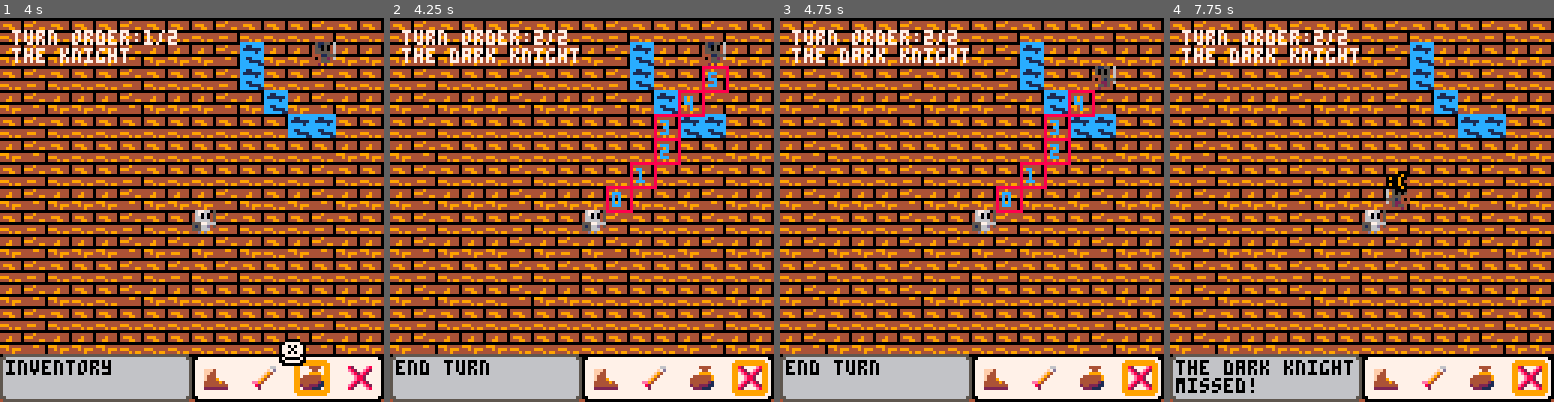
Above: before the commit, frames 1-4 (left to right).
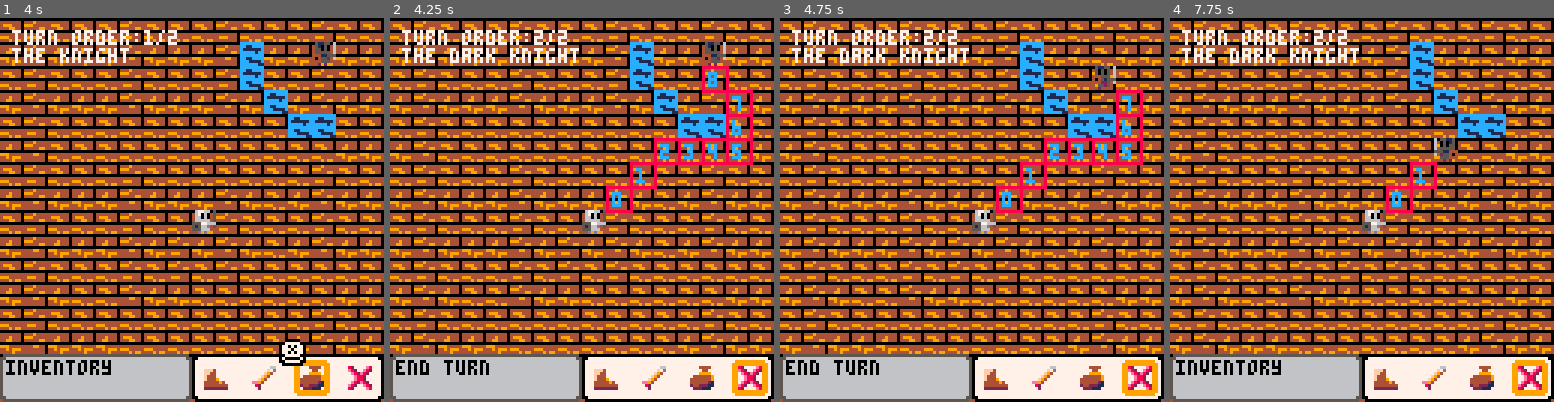
Above: after the commit, the same moments.

Repository: graphitical/d8-knight
Game: PICO-8 cartridge main.p8
Same seed, same stepped clock (60 frames per second), same inputs: the game is played once before the commit and once after it.
Inputs:
- Up to frame 1 (4 s): tap X (X key) at 0.33, 1.07, 1.85, 2.97 s; tap O (Z key) at 0.7, 1.7, 2.1, 2.5, 2.9, 3.3, 3.7 s; hold Right 1.6-2.1 s; hold Up 2.15-2.42 s; hold Right 2.47-3.03 s; hold Left 3.08-3.58 s; hold Down 3.63-3.97 s
- Up to frame 2 (4.25 s): hold Right from 4.02 s (still down); tap X (X key) at 4.08 s; tap O (Z key) at 4.1 s
- Up to frame 3 (4.75 s): tap O (Z key) at 4.5 s; release Right at 4.68 s; hold Up from 4.73 s (still down)
- Up to frame 4 (7.75 s): tap O (Z key) every 0.4 s from 4.9 to 7.7 s; release Up at 5.03 s; hold Left 5.08-5.68 s; tap X (X key) at 5.2, 6.32, 7.43 s; hold Down 5.73-6.03 s; hold Right 6.08-6.58 s; hold Right 6.63-7.13 s; hold Up 7.18-7.45 s; hold Right from 7.5 s (still down)

Frame 1 is identical in both runs. In frame 2, 1.4% of the frame differs, in the area x 68-95%, y 14-39%; in frame 3, 1.4%; in frame 4, 2.1%, in the area x 1-75%, y 31-98%.

Commit message:
get_neighbors: prevent moves around corners

Diff:
--- a/main.p8
+++ b/main.p8
@@ -965,9 +965,15 @@
 
 function get_neighbors(node)
   local neighbors = {}
-  for i=1,8 do
-    local newi,newj=node[1]+dirx[i],node[2]+diry[i]
-    if (is_walkable(newi,newj)) add(neighbors,{newi,newj})
+  local i,j = unpack(node)
+
+  for k=1,8 do
+    local newi = i + dirx[k]
+    local newj = j + diry[k]
+
+    if is_walkable(newi, newj) and is_walkable(i, newj) and is_walkable(newi, j) then
+      add(neighbors,{newi, newj})
+    end
   end
   return neighbors
 end
